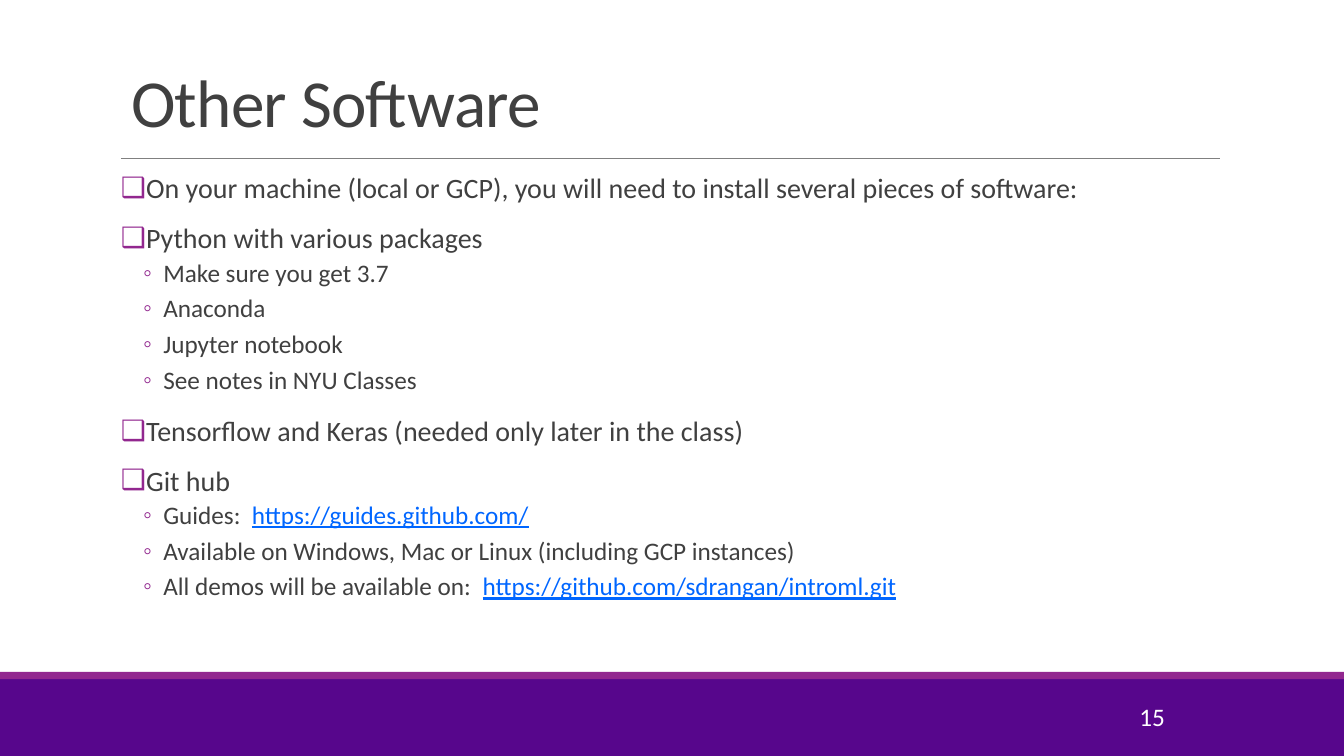
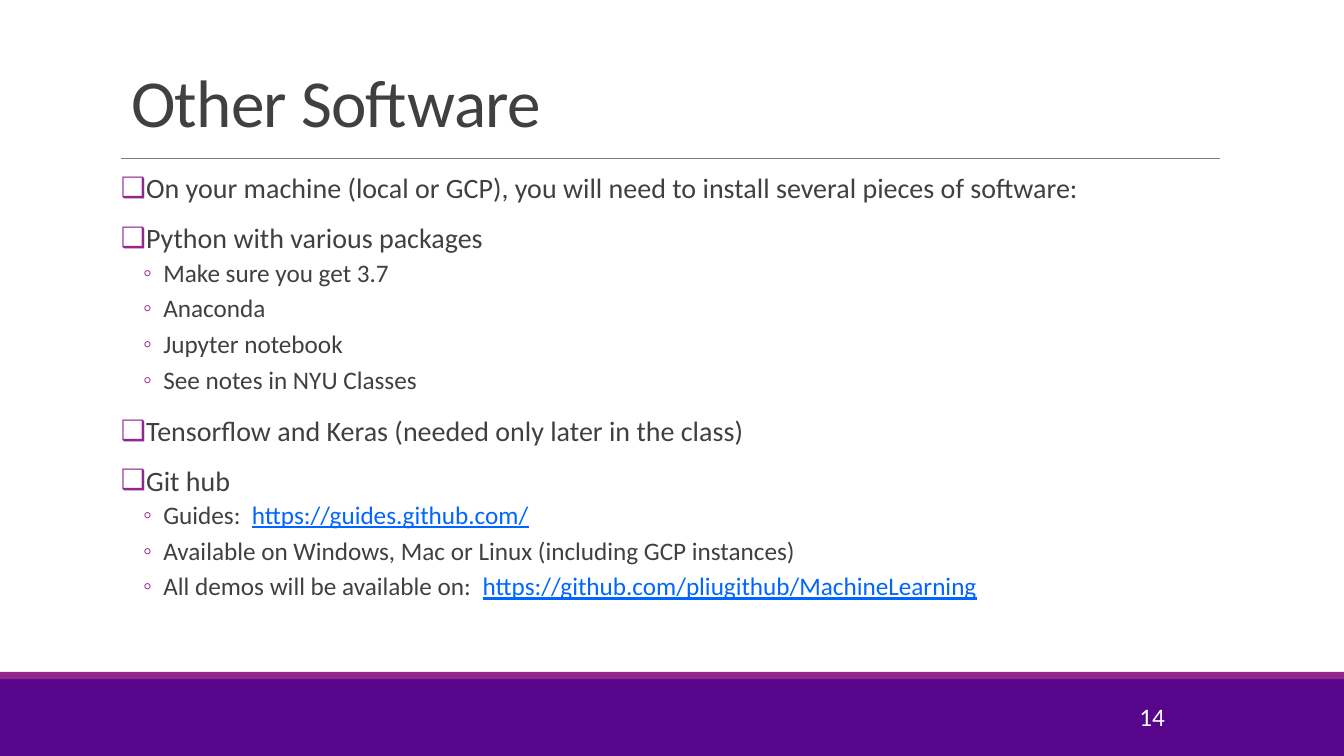
Before and after one commit to pliugithub/MachineLearning, a slide deck: slide 14 of lectures/CourseAdmin.pptx (slide 15 before the commit). Drawn at 1344x756 pixels with LibreOffice and Linux fonts; fonts in the diff are those of the drawing; background and template pictures are left out. Boxes give left, top, right and bottom in pixels: in the first picture for what was removed or moved away, otherwise in the second. Text is boxed around its words. In the diff, an @@ line names an element or a change of style, - is before the commit and + after.

```diff
--- a/lectures/CourseAdmin.pptx
+++ b/lectures/CourseAdmin.pptx
@@ text at <box>163,577,977,600</box>: text changed @@
-  ◦ All demos will be available on: https://github.com/sdrangan/introml.git
+  ◦ All demos will be available on: https://github.com/pliugithub/MachineLearning
@@ page number at <box>1139,709,1165,726</box>: text changed @@
-15
+14
```
Also in this commit, not shown: 4 other slides changed, 10 other files.
